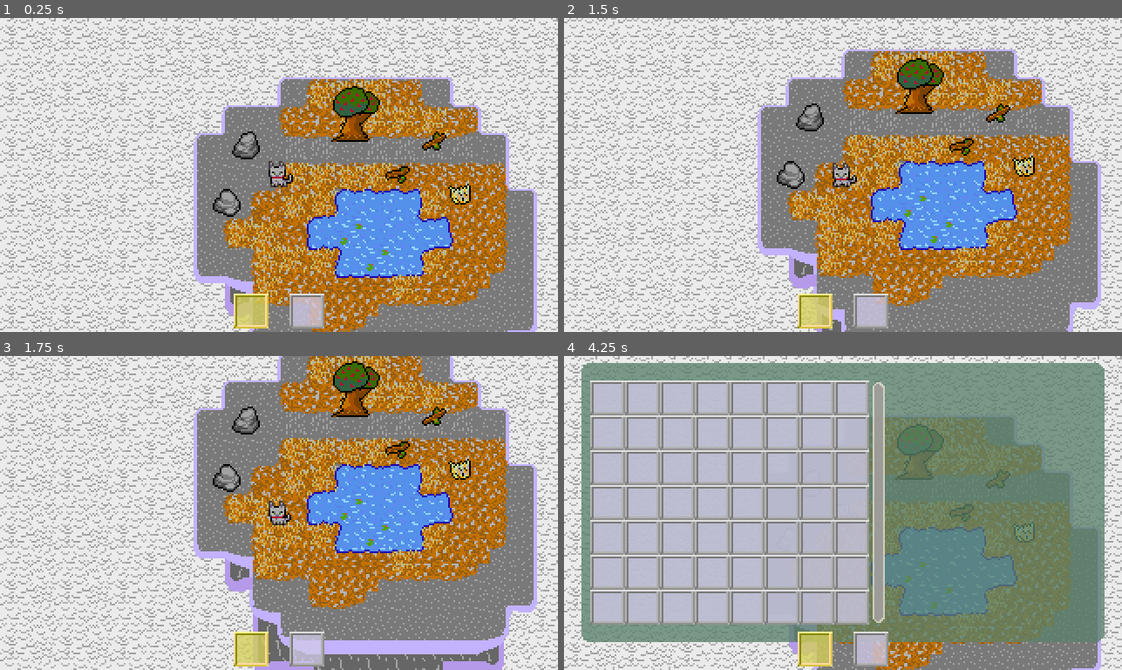
Above: before the commit, frames 1-4 (two rows, left to right).
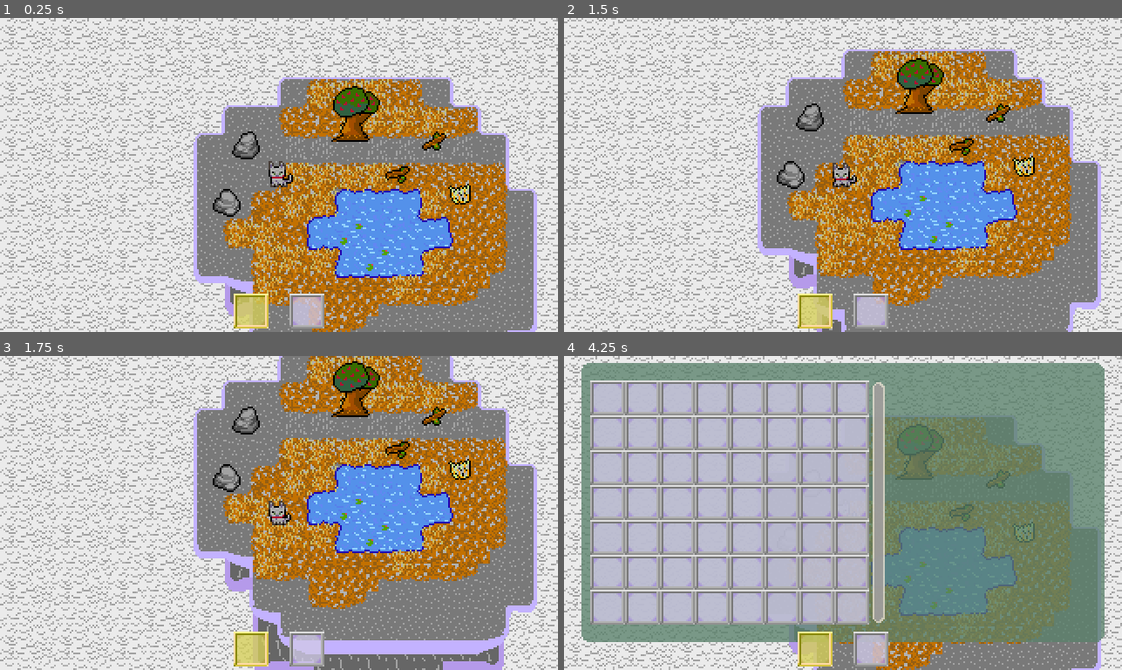
Above: after the commit, the same moments.

Repository: Tsunami014/SkyIslands
Game: Godot game, scene res://Main.tscn
Same seed, same stepped clock (60 frames per second), same inputs: the game is played once before the commit and once after it.
Inputs:
- Up to frame 1 (0.25 s): no input
- Up to frame 2 (1.5 s): tap Enter (craft) at 0.5, 1.35 s; hold 2 (hotbar_right) 0.53-1.28 s; hold Space (action) 0.53-1.28 s; hold Down (move_down) from 1.28 s (still down)
- Up to frame 3 (1.75 s): keep holding Down (move_down)
- Up to frame 4 (4.25 s): release Down (move_down) at 2.03 s; hold 2 (hotbar_right) 2.03-2.78 s; tap Tab (hotbar_toggle) at 2.1 s; tap Enter (craft) at 2.75 s; hold Up (move_up) 2.78-3.53 s; tap Alt at 2.85 s; hold 1 (hotbar_left) from 3.53 s (still down); tap Shift at 3.6 s; tap E (inventory) at 4.15 s

The runs differ from the first frame. In frame 1, less than 0.1% of the frame differs, in the area x 52-58%, y 88-98%; in frame 2, less than 0.1%; in frame 3, less than 0.1%; in frame 4, 1.2%, in the area x 5-58%, y 8-98%.
Error in both runs: Invalid access to property or key 'hotbarUpdate' on a base object of type 'Node (items.gd)'. (res://player.gd:30)

Commit message:
Implemented the tint and a background colour and improved some shader stuff

Diff:
--- a/game/Main.tscn
+++ b/game/Main.tscn
@@ -140,6 +140,7 @@
 
 [node name="Img" type="Sprite2D" parent="Map/Rock"]
 material = SubResource("ShaderMaterial_wkp8b")
+instance_shader_parameters/tint_colour = Color(0, 0, 0, 0)
 texture = ExtResource("4_lgr22")
 region_enabled = true
 region_rect = Rect2(64, 0, 16, 16)
--- a/game/collect.gd
+++ b/game/collect.gd
@@ -12,7 +12,7 @@
 		_setColour(Color())
 
 func _setColour(col: Color):
-	$Img.set_instance_shader_parameter("outline_color", col)
+	$Img.set_instance_shader_parameter("outline_colour", col)
 
 func _ready() -> void:
 	pass
--- a/game/data.json
+++ b/game/data.json
@@ -100,7 +100,6 @@
         "grass": { "type": "resource",
             "interest": 0,
             "desc": "A tuft of grass",
-            "shape": "shaft",
             "thickness": 0
         },
         "stick": { "type": "resource",
--- a/game/hotbar.gd
+++ b/game/hotbar.gd
@@ -10,7 +10,7 @@
 func _ready() -> void:
 	if !Engine.is_editor_hint():
 		index = len(Items.hotbars)
-		Items.hotbars.append({"realtile": ""})
+		Items.hotbars.append({"realtile": "", "tint": Color(0,0,0,0)})
 		%Player.hotbarUpdate.connect(updateImg)
 
 	texture = AtlasTexture.new()
@@ -25,7 +25,7 @@
 
 	tex.material = ShaderMaterial.new()
 	tex.material.shader = SHADER
-	tex.set_instance_shader_parameter("outline_color", Color())
+	tex.set_instance_shader_parameter("outline_colour", Color())
 
 	add_child(tex)
 	updateImg()
@@ -34,3 +34,4 @@
 	texture.region = Rect2(20 if Items.hotbarSel == index else 0, 0, 20, 20)
 
 	$Image.texture.region = Items.getImgRegion(Items.hotbars[index]["realtile"])
+	$Image.set_instance_shader_parameter("tint_colour", Items.hotbars[index]["tint"])
--- a/game/inventory.gd
+++ b/game/inventory.gd
@@ -107,6 +107,7 @@
 	else:
 		prev = inv[cursPos].data
 	$Preview/Img.texture.region = Items.getImgRegion(prev["realtile"])
+	$Preview/Img.set_instance_shader_parameter("tint_colour", prev["tint"])
 	$Preview/Name.text = prev["realname"]
 	$Preview/Desc.text = prev["desc"]
 
@@ -123,7 +124,7 @@
 
 	for i in range(len(Items.hotbars)):
 		if Items.hotbars[i] not in Items.inventory:
-			Items.hotbars[i] = {"realtile": ""}
+			Items.hotbars[i] = {"realtile": "", "tint": Color(0,0,0,0)}
 			change = true
 
 	if change:
--- a/game/inventoryItem.gd
+++ b/game/inventoryItem.gd
@@ -8,12 +8,12 @@
 		data = newdat
 		if is_node_ready():
 			texture.region = Items.getImgRegion(data["realtile"])
+			set_instance_shader_parameter("tint_colour", data["tint"])
 var select: bool = false:
 	set(val):
 		if is_node_ready():
-			var offs = 1 if val else 2
-			set_position(Vector2i(x*20 + offs, y*20 + offs))
-			set_instance_shader_parameter("outline_color", Color(0.626, 0.556, 0.121, 1.0) if val else Color())
+			set_instance_shader_parameter("outline_colour", Color(0.62, 0.41, 0.2, 1.0) if val else Color())
+			set_instance_shader_parameter("bg_colour", Color(0.82, 0.533, 0.22, 0.392) if val else Color(0.0, 0.0, 0.0, 0.0))
 		select = val
 
 const ITEMS = preload("res://assets/items.png")
@@ -21,7 +21,8 @@
 func _ready() -> void:
 	texture = AtlasTexture.new()
 	texture.atlas = ITEMS
-	texture.region = Items.getImgRegion(data["realtile"])
 	material = ShaderMaterial.new()
 	material.shader = SHADER
+	set_position(Vector2i(x*20 + 2, y*20 + 2))
+	data = data
 	select = select
--- a/game/items.gd
+++ b/game/items.gd
@@ -95,6 +95,7 @@
 	var out = {}
 	var nameTags: Array[String] = []
 	var tileTags: Array[String] = []
+	var tints: Array[String] = []
 
 	var alltags = {}
 	for tag in data["tags"]:
@@ -182,16 +183,18 @@
 	if out == {} and len(its) == 1:
 		out = its[0]
 
-	#var size
-	#match duplicates:
-	#	0: size = ""
-	#	1: size = "big"
-	#	2: size = "large"
-	#	3: size = "huge"
-	#	4: size = "enormous"
-	#	5: size = "gigantic"
-	#	6: size = "toweringly big"
-	#	_: size = "astronomically huge"
+	"""var size
+	match duplicates:
+		0: size = ""
+		1: size = "long"
+		2: size = "big"
+		3: size = "large"
+		4: size = "huge"
+		5: size = "enormous"
+		6: size = "gigantic"
+		7: size = "toweringly big"
+		_: size = "astronomically huge"
+	"""
 	out["size"] = ""#size
 
 	for tag in data["tags"]:
@@ -259,7 +262,8 @@
 					if not blnk: nameTags.push_back(t)
 				"addtile":
 					if not blnk: tileTags.push_back(t)
-				"tint": pass # TODO
+				"tint":
+					if not blnk: tints.append(t)
 		out[tag] = t
 
 	var realname
@@ -277,6 +281,24 @@
 	if len(tileTags) == 0:
 		realtile = out["tile"]
 	out["realtile"] = realtile
+	if len(tints) == 0:
+		out["tint"] = Color(0, 0, 0, 0)
+	else:
+		var tot_r = 0
+		var tot_g = 0
+		var tot_b = 0
+		for c in tints:
+			var colour = Color(c)
+			tot_r += colour.r
+			tot_g += colour.g
+			tot_b += colour.b
+
+		var count = tints.size()
+		out["tint"] = Color(
+			tot_r / count,
+			tot_g / count,
+			tot_b / count
+		)
 	if len(origIts) > 1:
 		out["contains"] = origIts
 	else:
--- a/game/outline.gdshader
+++ b/game/outline.gdshader
@@ -1,18 +1,54 @@
 // Modified slightly from https://godotshaders.com/shader/lightweight-pixel-perfect-outline/ !
 shader_type canvas_item;
-instance uniform vec4 outline_color : source_color = vec4(0.0, 0.0, 0.0, 1.0);
+instance uniform vec4 outline_colour : source_color = vec4(0.0, 0.0, 0.0, 1.0);
 //Blinking modulates the base color.
 //Set blink_time_scale to 0 if you don't want blinking.
-instance uniform vec4 blink_color : source_color = vec4(1.0);
+instance uniform vec4 blink_colour : source_color = vec4(1.0);
 instance uniform float blink_time_scale : hint_range(0.0, 10.0, 0.1) = 0.0;
+
+instance uniform vec4 bg_colour : source_color = vec4(0.0, 0.0, 0.0, 0.0);
+instance uniform vec4 tint_colour : source_color = vec4(0.0, 0.0, 0.0, 0.0);
+
+const int OFFS_LEN = 4;
+const ivec2 OFFS[OFFS_LEN] = ivec2[](
+	ivec2(1, 0),
+	ivec2(0, -1),
+	ivec2(0, 1),
+	ivec2(-1, 0)
+);
+
 
 void fragment() {
 	vec2 pixel_size = TEXTURE_PIXEL_SIZE;
-	bool within = texture(TEXTURE, UV + pixel_size * vec2(1.0, 0.0)).a > 0.0;
-	within = within || texture(TEXTURE, UV + pixel_size * vec2(0.0, -1.0)).a > 0.0;
-	within = within || texture(TEXTURE, UV + pixel_size * vec2(0.0, 1.0)).a > 0.0;
-	within = within || texture(TEXTURE, UV + pixel_size * vec2(-1.0, 0.0)).a > 0.0;
-	bool outline = within && texture(TEXTURE, UV).a == 0.0;
-	COLOR = mix(COLOR, COLOR * blink_color, 0.5 - 0.5 * cos(TIME * blink_time_scale));
-	COLOR = float(!outline) * COLOR + float(outline) * outline_color;
+
+	bool outside = texture(TEXTURE, UV).a == 0.0;
+	vec4 col;
+	if (outside) {
+		for (int i = 0; i < OFFS_LEN; i++) {
+			vec2 uv2 = UV + pixel_size * vec2(OFFS[i]);
+			if (texture(TEXTURE, uv2).a > 0.0) {
+				outside = false;
+				if (tint_colour != vec4(0.0,0.0,0.0,0.0)) {
+					col = mix(outline_colour, tint_colour, 0.25);
+				} else {
+					col = outline_colour;
+				}
+				break;
+			}
+		}
+	} else {
+		if (tint_colour != vec4(0.0,0.0,0.0,0.0)) {
+			col = mix(COLOR, tint_colour, 0.45);
+		} else {
+			col = COLOR;
+		}
+	}
+	if (outside) {
+		COLOR = bg_colour;
+	} else {
+		if (blink_time_scale != 0.0) {
+			col = mix(col, col * blink_colour, 0.5 - 0.5 * cos(TIME * blink_time_scale));
+		}
+		COLOR = col;
+	}
 }
Binary file changed: game/assets/gui.aseprite
Binary file changed: game/assets/gui.png
Not shown, changed: game/dataRef.md
